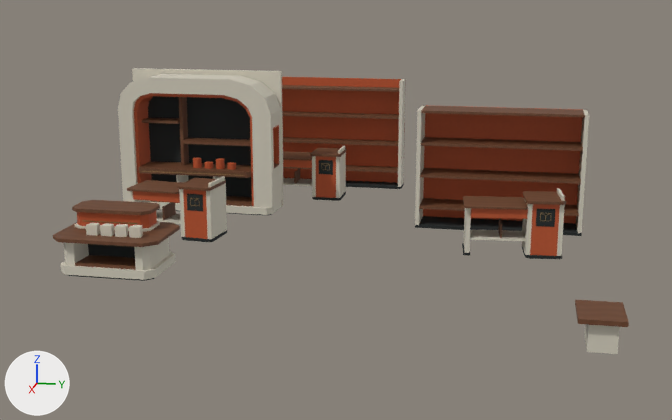
Two versions of the glTF model external_packages/shopping_promenade_20261009/exports/SHOP_D09_P100_A210__fitout.glb, one commit apart.
One viewpoint serves both versions: a 50 mm camera at (17.08, 3.48, 4.89) aimed at (-0.02, 0.06, 0.61). Arrows for +X, +Y and +Z are at lower left; the lights stay in place. The picture after the commit comes second. Vertices at exactly the same position are counted once.

Objects in the first picture: 'SHOP_D09_P100_A210__fitout__dark_rubber', 'SHOP_D09_P100_A210__fitout__ivory_enamel', 'SHOP_D09_P100_A210__fitout__retail_terracotta_enamel', 'SHOP_D09_P100_A210__fitout__warm_walnut' and 1 more.
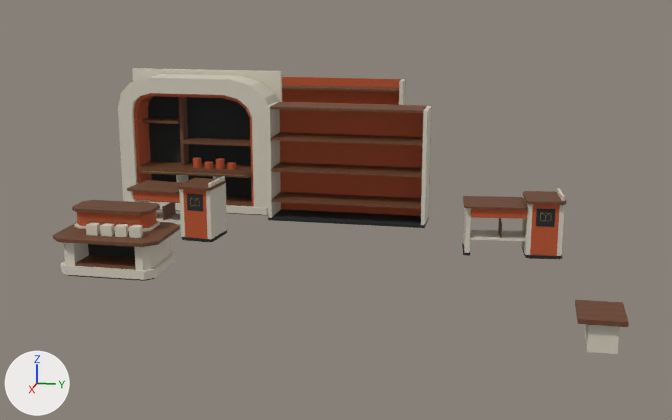
Location of each change, [x1, y1, x2, y2] in pixels of the pictures (672 x 420 px; the box of a moved part takes in the faces that stretch with it):
'SHOP_D09_P100_A210__fitout__retail_terracotta_enamel', reshaped: before [77, 77, 584, 256]; after [77, 77, 560, 256]
'SHOP_D09_P100_A210__fitout__dark_rubber', reshaped: before [68, 96, 582, 281]; after [68, 96, 562, 281]
part 1 of me_shop_d09_p100_a210__fitout__dark_rubber, moved or reshaped: before [415, 216, 582, 236]; after [268, 209, 429, 228]
part 2 of me_shop_d09_p100_a210__fitout__ivory_enamel, moved or reshaped: before [576, 109, 589, 233]; after [421, 106, 431, 225]
part 3 of me_shop_d09_p100_a210__fitout__ivory_enamel, moved or reshaped: before [415, 105, 426, 225]; after [266, 102, 281, 218]
part 4 of me_shop_d09_p100_a210__fitout__retail_terracotta_enamel, moved or reshaped: before [423, 105, 584, 223]; after [279, 102, 431, 216]
part 5 of me_shop_d09_p100_a210__fitout__warm_walnut, moved or reshaped: before [419, 198, 579, 216]; after [271, 192, 421, 209]
part 6 of me_shop_d09_p100_a210__fitout__warm_walnut, moved or reshaped: before [420, 168, 581, 184]; after [271, 162, 422, 177]
part 7 of me_shop_d09_p100_a210__fitout__warm_walnut, moved or reshaped: before [421, 137, 583, 151]; after [270, 132, 423, 146]
part 8 of me_shop_d09_p100_a210__fitout__warm_walnut, moved or reshaped: before [421, 106, 585, 117]; after [270, 102, 427, 113]

What changed in the scene script:
```text
Change me_shop_d09_p100_a210__fitout__dark_rubber:
    used by ob_shop_d09_p100_a210__fitout__dark_rubber; location = (0.0, 0.0, 0.0)
    remove me_shop_d09_p100_a210__fitout__dark_rubber.from_pydata(...)  # 228 vertices, 380 faces; spans x -5.35..3.06, y -5.0..4.75, z 0.0..2.49
    add me_shop_d09_p100_a210__fitout__dark_rubber.from_pydata(...)  # 228 vertices, 380 faces; spans x -5.35..3.06, y -5.0..4.32, z 0.0..2.49
    me_shop_d09_p100_a210__fitout__dark_rubber part 1: the loose piece of 8 vertices spanning x -2.1..-1.3, y 1.45..4.75, z 0.0..0.06 is moved by (0.0, -3.1, 0.0)
Change me_shop_d09_p100_a210__fitout__ivory_enamel:
    where me_shop_d09_p100_a210__fitout__ivory_enamel.from_pydata(...)  # 376 vertices, 650 faces; spans x -5.35..4.8, y -5.05..4.9, z 0.0..3.0
    used by ob_shop_d09_p100_a210__fitout__ivory_enamel; location = (0.0, 0.0, 0.0)
    me_shop_d09_p100_a210__fitout__ivory_enamel part 2: the loose piece of 8 vertices spanning x -2.1..-1.3, y 4.67..4.75, z 0.06..2.4 is moved by (0.0, -3.1, 0.0)
    me_shop_d09_p100_a210__fitout__ivory_enamel part 3: the loose piece of 8 vertices spanning x -2.1..-1.3, y 1.45..1.53, z 0.06..2.4 is moved by (0.0, -3.1, 0.0)
Change me_shop_d09_p100_a210__fitout__retail_terracotta_enamel:
    used by ob_shop_d09_p100_a210__fitout__retail_terracotta_enamel; location = (0.0, 0.0, 0.0)
    remove me_shop_d09_p100_a210__fitout__retail_terracotta_enamel.from_pydata(...)  # 382 vertices, 692 faces; spans x -5.35..2.46, y -4.73..4.75, z 0.05..2.6
    add me_shop_d09_p100_a210__fitout__retail_terracotta_enamel.from_pydata(...)  # 382 vertices, 692 faces; spans x -5.35..2.46, y -4.73..4.22, z 0.05..2.6
    me_shop_d09_p100_a210__fitout__retail_terracotta_enamel part 4: the loose piece of 8 vertices spanning x -2.1..-2.06, y 1.45..4.75, z 0.06..2.4 is moved by (0.0, -3.1, 0.0)
Change me_shop_d09_p100_a210__fitout__warm_walnut:
    where me_shop_d09_p100_a210__fitout__warm_walnut.from_pydata(...)  # 336 vertices, 540 faces; spans x -5.31..4.9, y -4.66..5.0, z 0.15..2.49
    used by ob_shop_d09_p100_a210__fitout__warm_walnut; location = (0.0, 0.0, 0.0)
    me_shop_d09_p100_a210__fitout__warm_walnut part 5: the loose piece of 8 vertices spanning x -2.06..-1.3, y 1.53..4.67, z 0.4..0.45 is moved by (0.0, -3.1, 0.0)
    me_shop_d09_p100_a210__fitout__warm_walnut part 6: the loose piece of 8 vertices spanning x -2.06..-1.3, y 1.53..4.67, z 1.05..1.1 is moved by (0.0, -3.1, 0.0)
    me_shop_d09_p100_a210__fitout__warm_walnut part 7: the loose piece of 8 vertices spanning x -2.06..-1.3, y 1.53..4.67, z 1.7..1.75 is moved by (0.0, -3.1, 0.0)
    me_shop_d09_p100_a210__fitout__warm_walnut part 8: the loose piece of 8 vertices spanning x -2.06..-1.3, y 1.53..4.67, z 2.35..2.4 is moved by (0.0, -3.1, 0.0)
```
